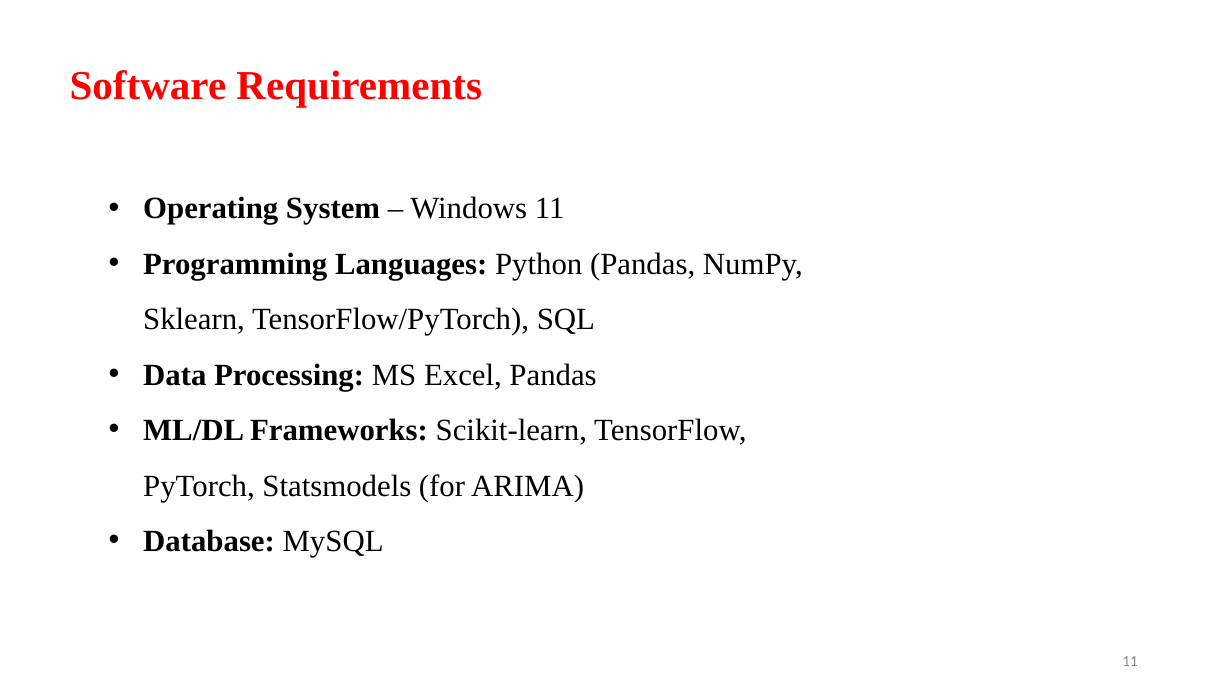
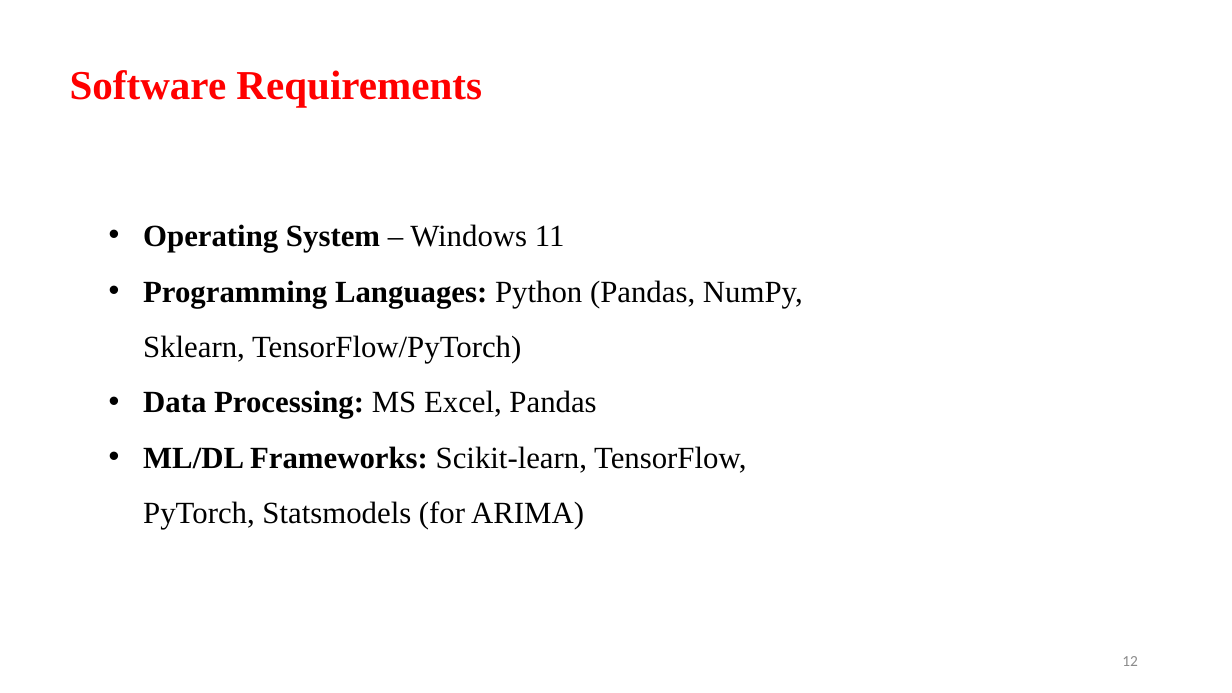
Before and after one commit to Aashif786/Price-Prediction-Model-for-Agricultural-Products, a slide deck: slide 12 of ppts/2.pptx (slide 11 before the commit). Drawn at 1232x693 pixels with LibreOffice and Linux fonts; fonts in the diff are those of the drawing; background and template pictures are left out. Boxes give left, top, right and bottom in pixels: in the first picture for what was removed or moved away, otherwise in the second. Text is boxed around its words. In the diff, an @@ line names an element or a change of style, - is before the commit and + after.

```diff
--- a/ppts/2.pptx
+++ b/ppts/2.pptx
@@ text "Operating System – Windows 11": place and size @@
-text "Operating System – Windows 11" at (143, 196, 803, 557)
+text "Operating System – Windows 11" at (143, 224, 803, 529)
@@ text at (143, 280, 803, 363): text changed @@
-• Programming Languages: Python (Pandas, NumPy, Sklearn, TensorFlow/PyTorch), SQL
+• Programming Languages: Python (Pandas, NumPy, Sklearn, TensorFlow/PyTorch)
@@ text at (143, 529, 384, 557): paragraph removed @@
-• Database: MySQL
@@ page number at (1122, 656, 1138, 666): text changed @@
-11
+12
```
Also in this commit, not shown: 4 other slides changed, 2 slides added, 1 slide removed, 28 other files.
